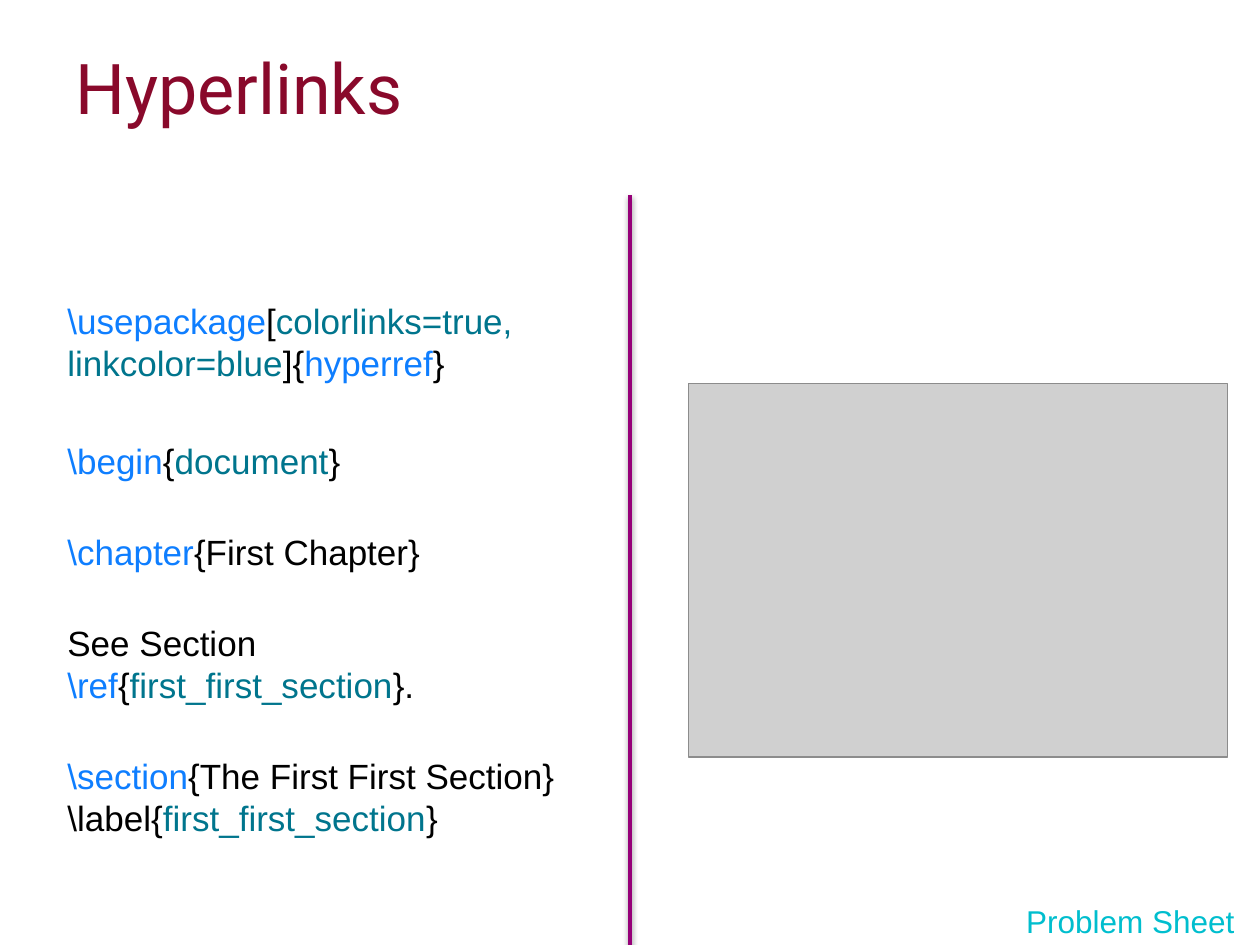
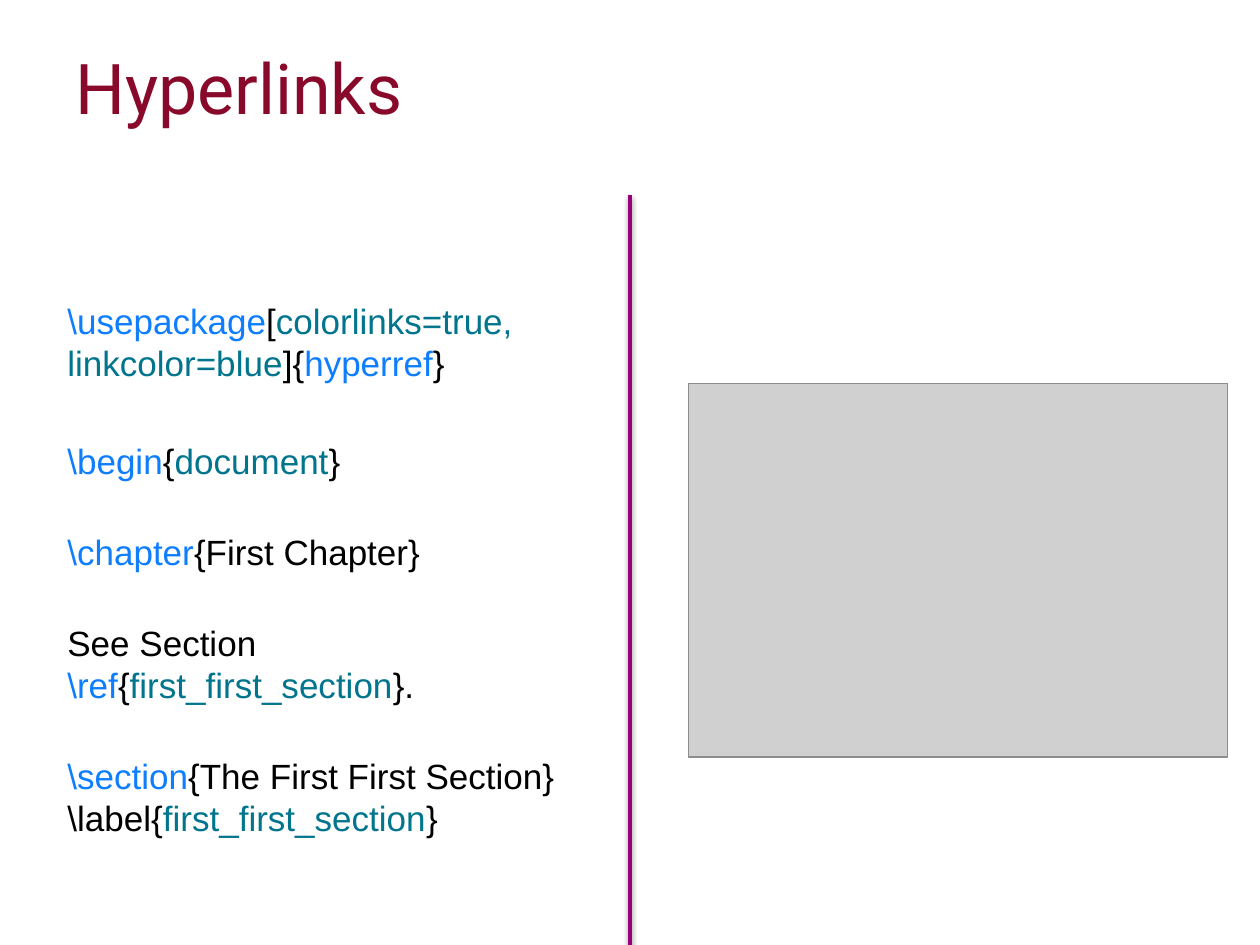
Before and after one commit to ImperialCollegeLondon/RCDS-writing-theses-in-latex, a slide deck: slide 27 of Writing Theses in Latex Slides.pptx. Drawn at 1260x945 pixels with LibreOffice and Linux fonts; fonts in the diff are those of the drawing; grey boxes stand for pictures; background and template pictures are left out. Boxes give left, top, right and bottom in pixels: in the first picture for what was removed or moved away, otherwise in the second. Text is boxed around its words. In the diff, an @@ line names an element or a change of style, - is before the commit and + after.

```diff
--- a/Writing Theses in Latex Slides.pptx
+++ b/Writing Theses in Latex Slides.pptx
@@ text removed at [1026, 910, 1234, 934] @@
-Problem Sheet
```
Also in this commit, not shown: 13 other slides changed.
